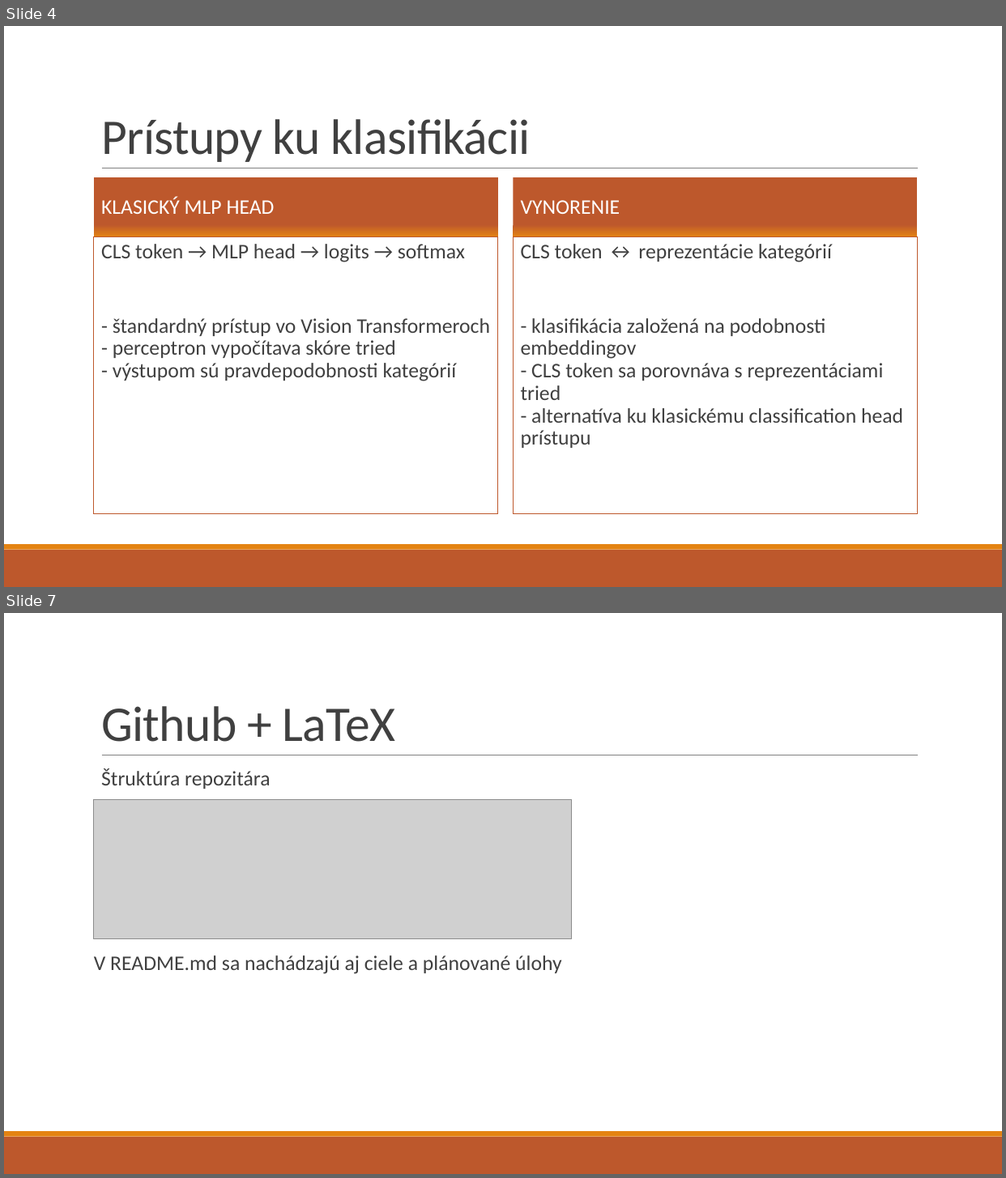
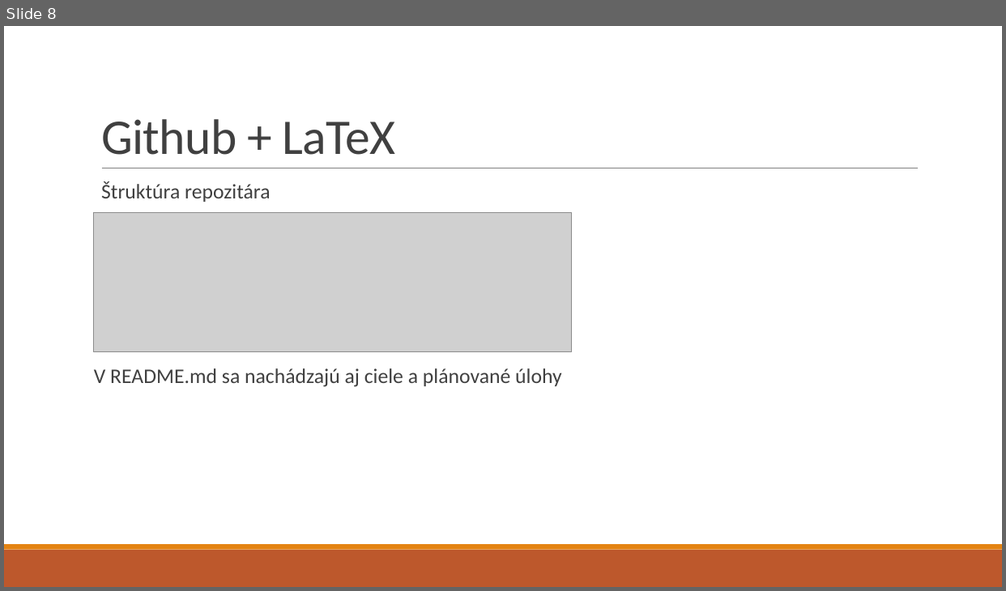
Before and after one commit to BushDemon/ViT-prototype-classification, a slide deck: docs/presentation/Vizuálny transformer so sekundárnym vynorením.pptx. Shown one above the other, each under a label of ours: slides 4 and 7 before the commit, slide 8 after it; the slides between them are not shown. The pictures are 1006x1178 and 1006x591 pixels, drawn with LibreOffice and Linux fonts; fonts in the diff are those of the drawing; grey boxes stand for pictures. Boxes give left, top, right and bottom in pixels: in the first picture for what was removed or moved away, otherwise in the second. Text is boxed around its words. In the diff, an @@ line names an element or a change of style, - is before the commit and + after.

```diff
--- a/docs/presentation/Vizuálny transformer so sekundárnym vynorením.pptx
+++ b/docs/presentation/Vizuálny transformer so sekundárnym vynorením.pptx
@@ slide 4 removed at (4, 26, 1002, 587), background #FFFFFF; not listed: 3 template elements that a slide beside it also shows @@
@@ title removed at (101, 119, 530, 162) @@
-Prístupy ku klasifikácii
@@ text removed at (94, 177, 498, 238) @@
-KLASICKÝ MLP HEAD
@@ text removed at (513, 177, 918, 238) @@
-VYNORENIE
@@ text removed at (94, 237, 498, 514) @@
-  CLS token → MLP head → logits → softmax
-  - štandardný prístup vo Vision Transformeroch
-  - perceptron vypočítava skóre tried
-  - výstupom sú pravdepodobnosti kategórií
@@ text removed at (513, 237, 918, 514) @@
-  CLS token ↔ reprezentácie kategórií
-  - klasifikácia založená na podobnosti embeddingov
-  - CLS token sa porovnáva s reprezentáciami tried
-  - alternatíva ku klasickému classification head prístupu
@@ what was slide 7 is now slide 8 @@
```
Also in this commit, not shown: 5 slides changed, 4 slides added, 1 other slide removed, 3 other files.
